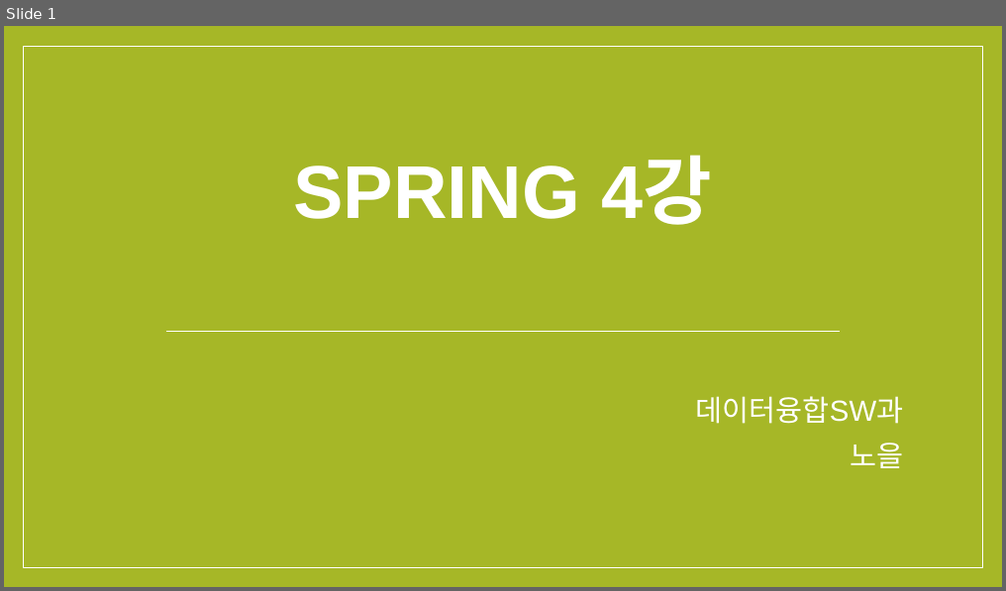
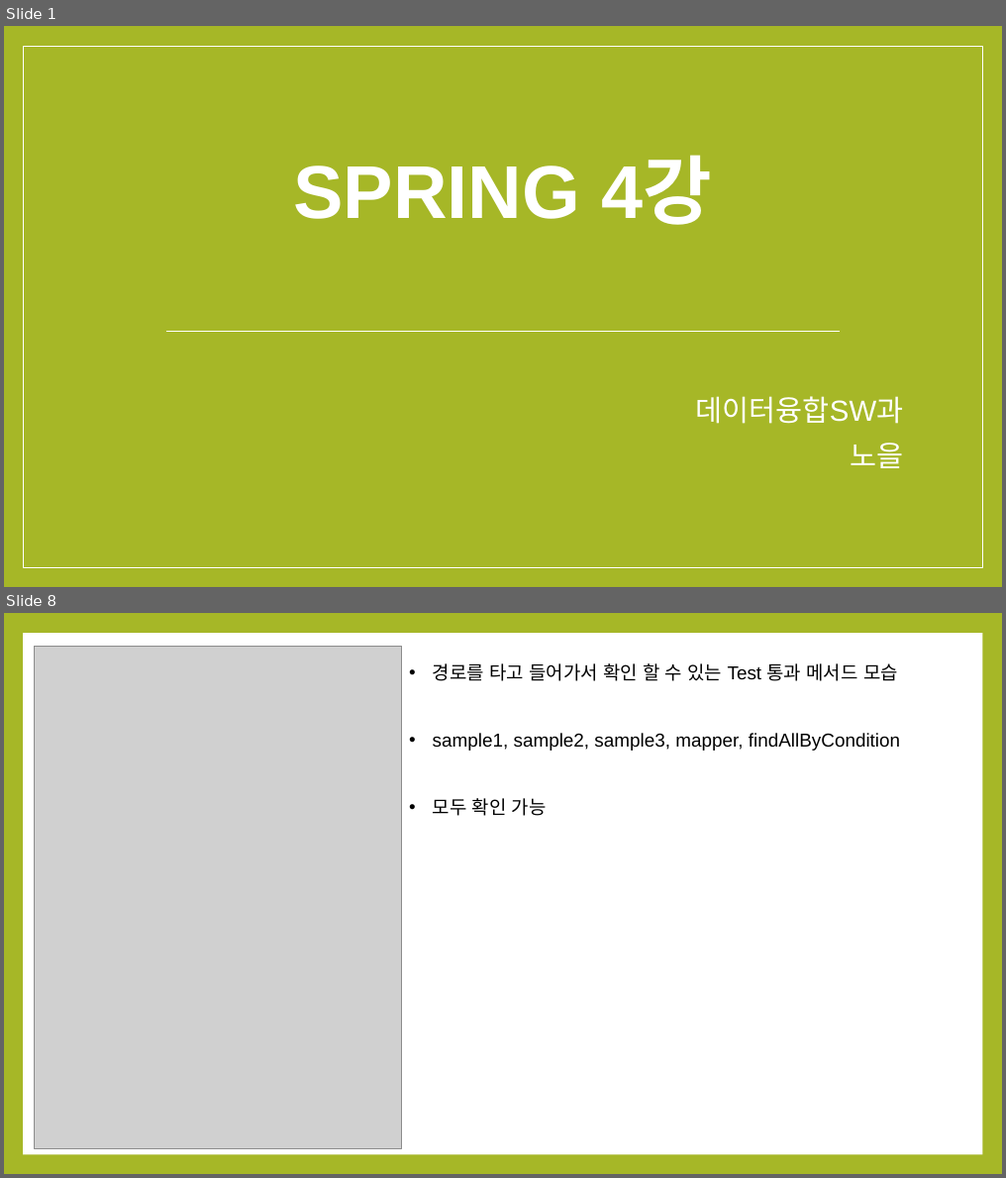
Before and after one commit to noheul1030/KOPO-Spring, a slide deck: KOPO-Spring(윤교수님)/Spring과제/Spring4강PPT.pptx. Shown one above the other, each under a label of ours: slide 1 before the commit, slides 1 and 8 after it; the slides between them are not shown. The pictures are 1006x591 and 1006x1178 pixels, drawn with LibreOffice and Linux fonts; fonts in the diff are those of the drawing; grey boxes stand for pictures. Boxes give left, top, right and bottom in pixels: in the first picture for what was removed or moved away, otherwise in the second. Text is boxed around its words. In the diff, an @@ line names an element or a change of style, - is before the commit and + after.

```diff
--- a/KOPO-Spring(윤교수님)/Spring과제/Spring4강PPT.pptx
+++ b/KOPO-Spring(윤교수님)/Spring과제/Spring4강PPT.pptx
@@ slide 8 added at (x1=4, y1=613, x2=1002, y2=1174), background #A6B727 @@
@@ rectangle added at (x1=23, y1=633, x2=982, y2=1155), fill #FFFFFF @@
@@ picture added at (x1=35, y1=646, x2=402, y2=1149) @@
@@ text added at (x1=433, y1=663, x2=900, y2=816), 18 pt, text #000000 @@
+• 경로를 타고 들어가서 확인 할 수 있는 Test 통과 메서드 모습
+• sample1, sample2, sample3, mapper, findAllByCondition
+• 모두 확인 가능
```
Also in this commit, not shown: 1 slide changed, 5 other slides added, 9 slides removed.
